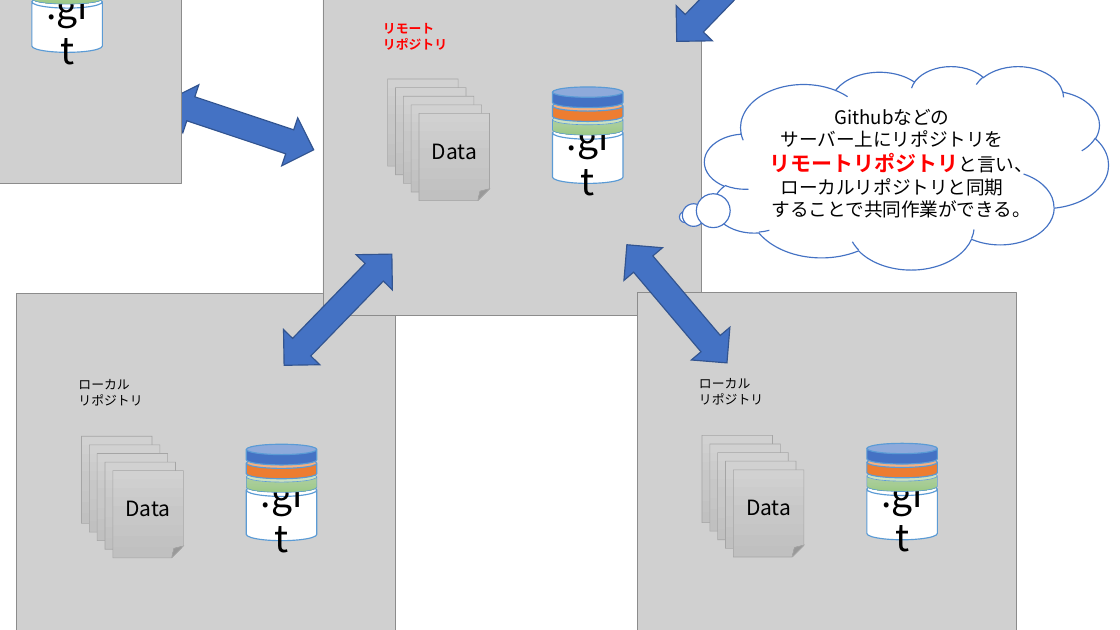
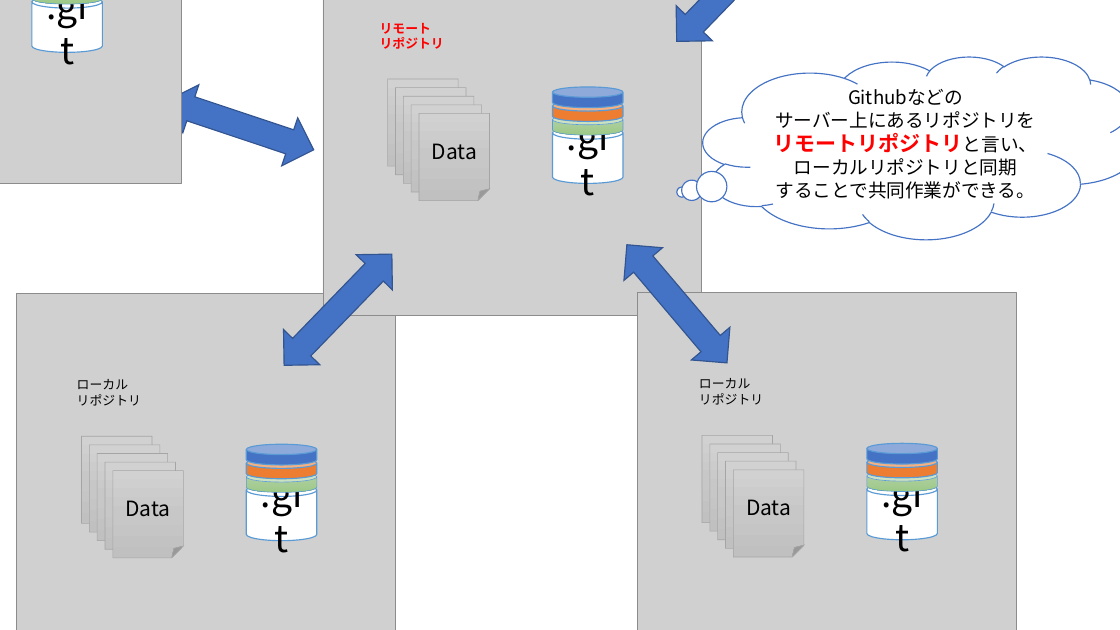
Before and after one commit to syalpon/GITS, a slide deck: slide 16 of git.pptx. Drawn at 1120x630 pixels with LibreOffice and Linux fonts; fonts in the diff are those of the drawing; grey boxes stand for pictures. Boxes give left, top, right and bottom in pixels: in the first picture for what was removed or moved away, otherwise in the second. Text is boxed around its words. In the diff, an @@ line names an element or a change of style, - is before the commit and + after.

```diff
--- a/git.pptx
+++ b/git.pptx
@@ thought cloud "Githubなどの": place and size @@
-thought cloud "Githubなどの" at bbox=[705, 66, 1109, 270]
+thought cloud "Githubなどの" at bbox=[703, 56, 1120, 239]
@@ text in thought cloud at bbox=[775, 111, 1035, 128]: text changed @@
-サーバー上にリポジトリを
+サーバー上にあるリポジトリを
```
Also in this commit, not shown: 8 other slides changed, 3 slides added, 1 other file.
